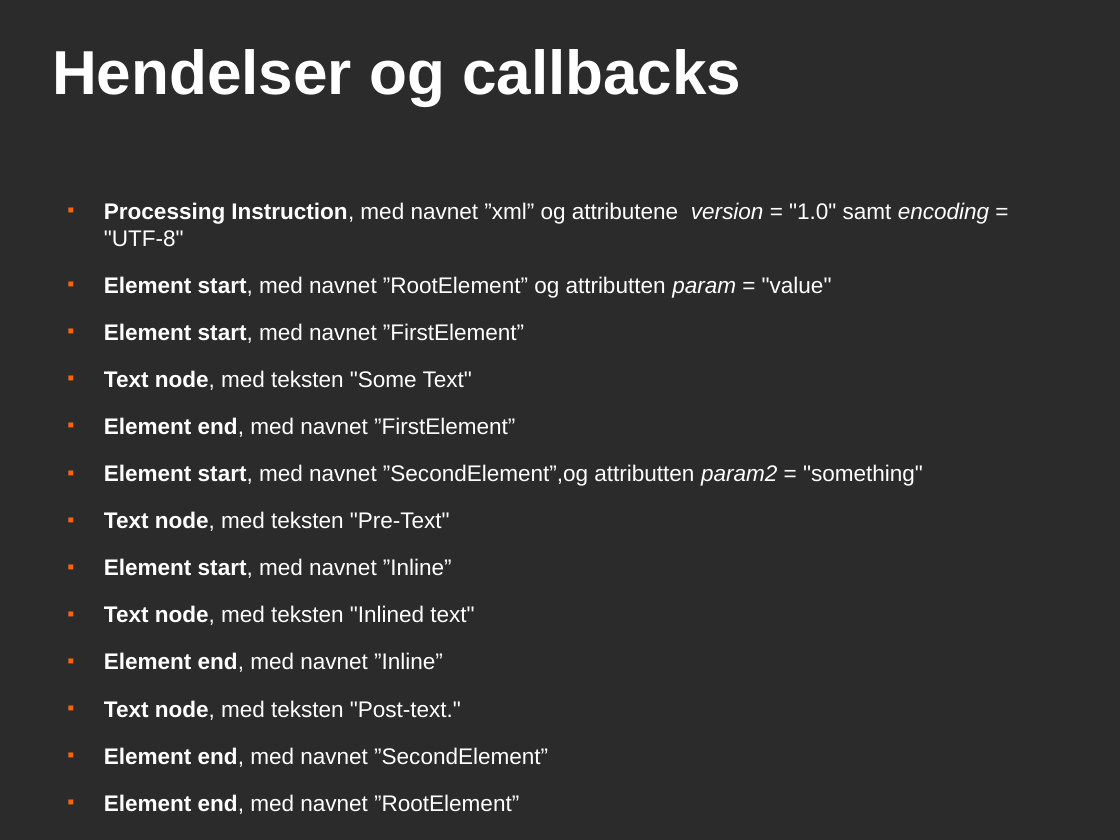
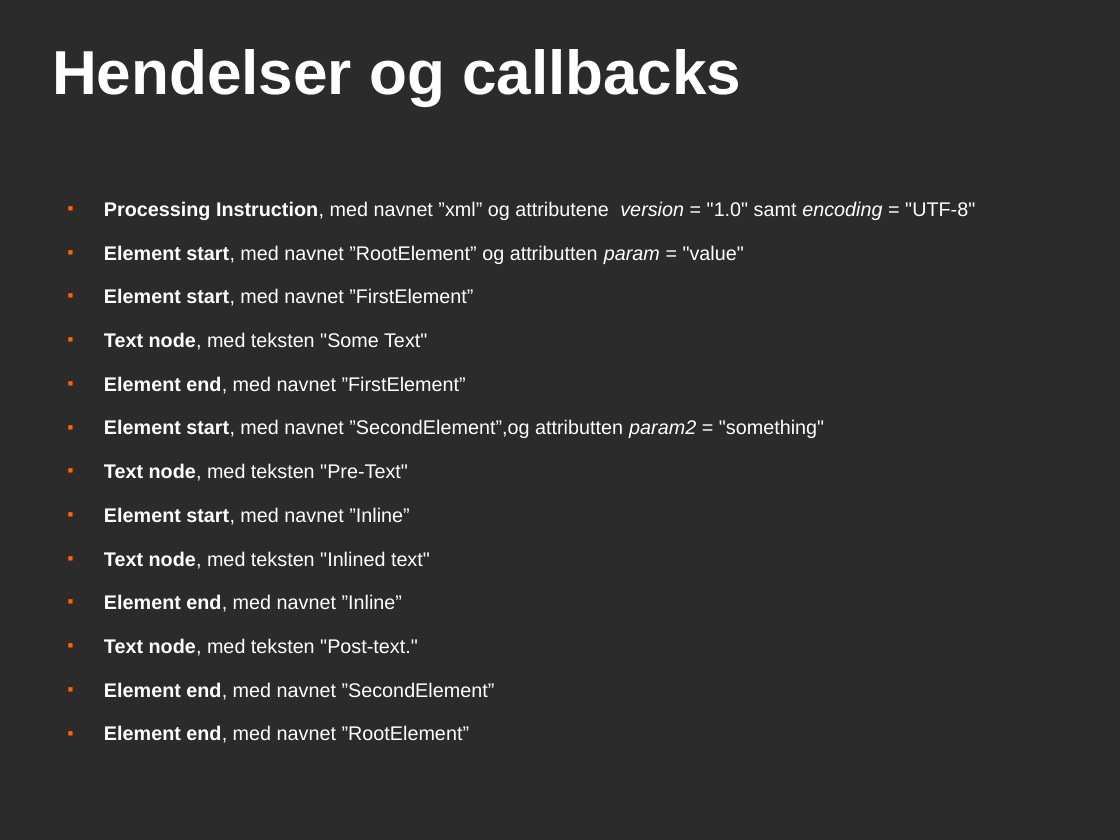
Before and after one commit to andrerav/xqft-parser, a slide deck: slide 8 of doc/sax.odp. Drawn at 1120x840 pixels with LibreOffice and Linux fonts; fonts in the diff are those of the drawing; background and template pictures are left out; a plain dark background stands for a picture behind light text. Boxes give left, top, right and bottom in pixels: in the first picture for what was removed or moved away, otherwise in the second. Text is boxed around its words. In the diff, an @@ line names an element or a change of style, - is before the commit and + after.

```diff
--- a/doc/sax.odp
+++ b/doc/sax.odp
@@ text "Processing Instruction, med navnet ”xml” ..." at (x1=104, y1=201, x2=975, y2=743): size 16 to 14 pt @@
```
Also in this commit, not shown: 4 other slides changed, 1 slide added.
